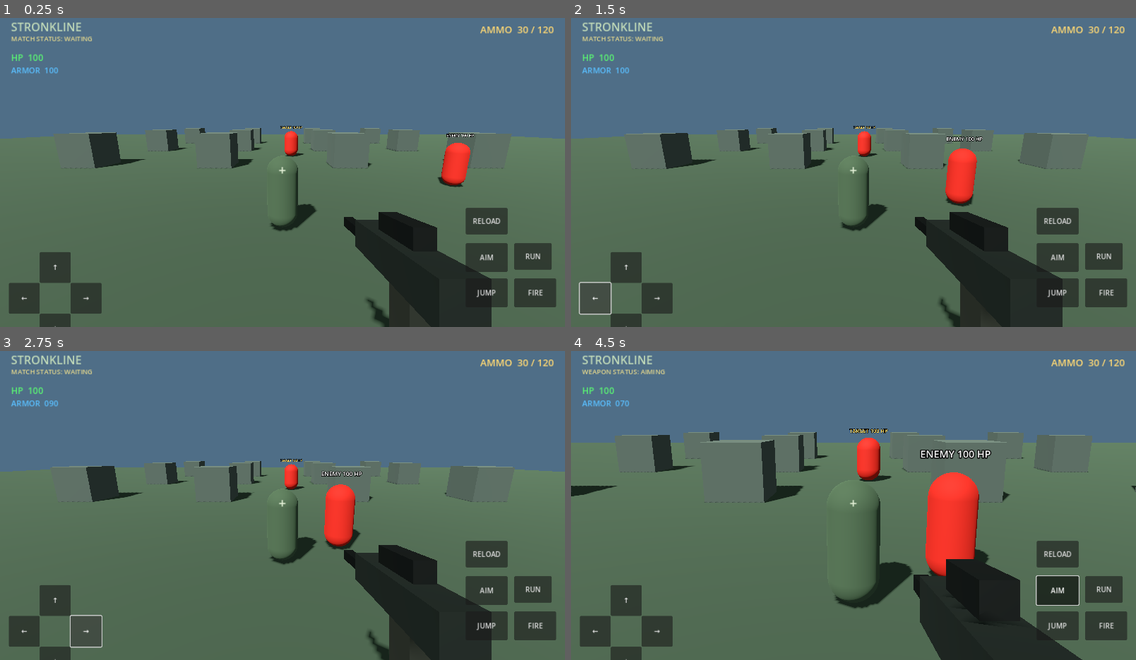
Above: before the commit, frames 1-4 (two rows, left to right).
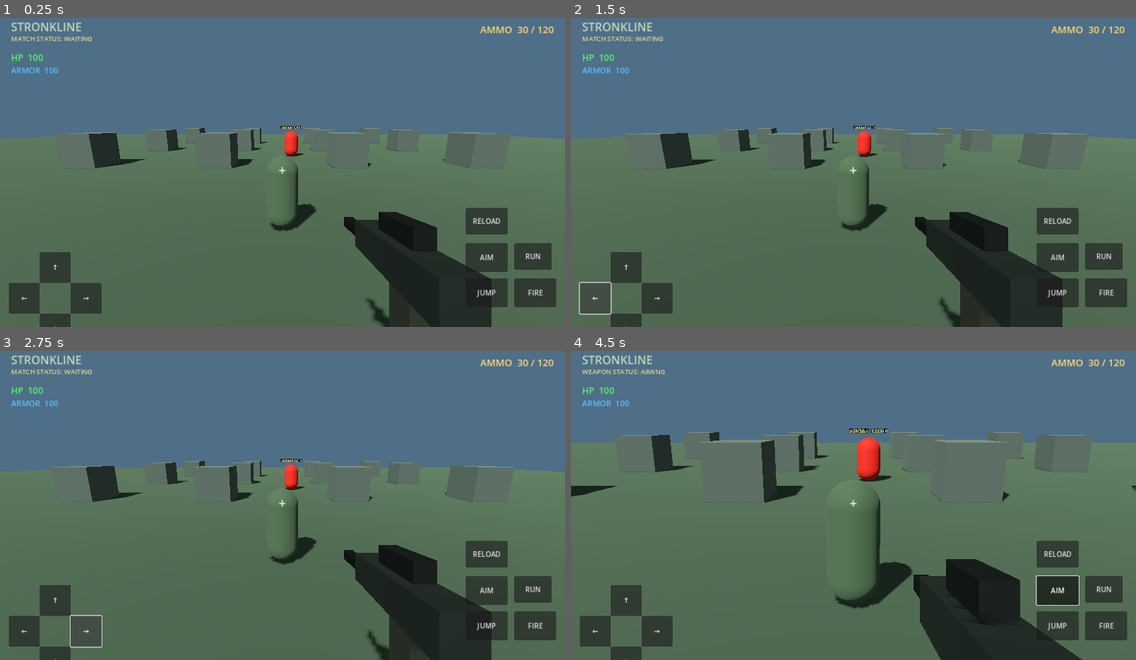
Above: after the commit, the same moments.

Repository: strda77/StrOnkLine
Game: Godot game, scene res://scenes/main.tscn
The game is run twice, just before and just after one commit, with the same random seed, the same clock (stepped at 60 frames per second) and the same inputs.
Inputs:
- Up to frame 1 (0.25 s): no input
- Up to frame 2 (1.5 s): click "↑" at 0.5 s; click "←" at 1.25 s
- Up to frame 3 (2.75 s): click "→" at 2 s
- Up to frame 4 (4.5 s): click "JUMP" at 2.75 s; click "RUN" at 3.5 s; click "AIM" at 4.25 s

The runs differ from the first frame. In frame 1, 0.6% of the frame differs, in the area x 77-84%, y 37-55%; in frame 2, 0.9%; in frame 3, 1.2%; in frame 4, 2.9%, in the area x 7-75%, y 15-73%.
Error after the commit: Parse Error: Cannot infer the type of "can_see_player" variable because the value doesn't have a set type. (res://scripts/bot_enemy.gd:152)

Commit message:
Implement line of sight check for enemy attack
Added line of sight check before attacking the player.

Diff:
--- a/scripts/bot_enemy.gd
+++ b/scripts/bot_enemy.gd
@@ -128,10 +128,36 @@
         velocity.x = 0.0
         velocity.z = 0.0
 
-        if attack_timer <= 0.0:
-            attack_timer = ATTACK_INTERVAL
+        look_at(
+        Vector3(
+            player.global_position.x,
+            global_position.y,
+            player.global_position.z
+        ),
+        Vector3.UP
+    )
 
-            if player.has_method("take_damage"):
-                player.take_damage(ATTACK_DAMAGE)
+    var space_state := get_world_3d().direct_space_state
+    var origin := global_position + Vector3.UP
+    var target_position := player.global_position + Vector3.UP
+    var query := PhysicsRayQueryParameters3D.create(
+        origin,
+        target_position
+    )
+    query.exclude = [get_rid()]
+    query.collision_mask = 1
+
+    var result := space_state.intersect_ray(query)
+    var can_see_player := (
+        not result.is_empty()
+        and result.get("collider") == player
+    )
+
+    if can_see_player and attack_timer <= 0.0:
+        attack_timer = ATTACK_INTERVAL
+
+        if player.has_method("take_damage"):
+            player.take_damage(ATTACK_DAMAGE)
+
 
     move_and_slide()
